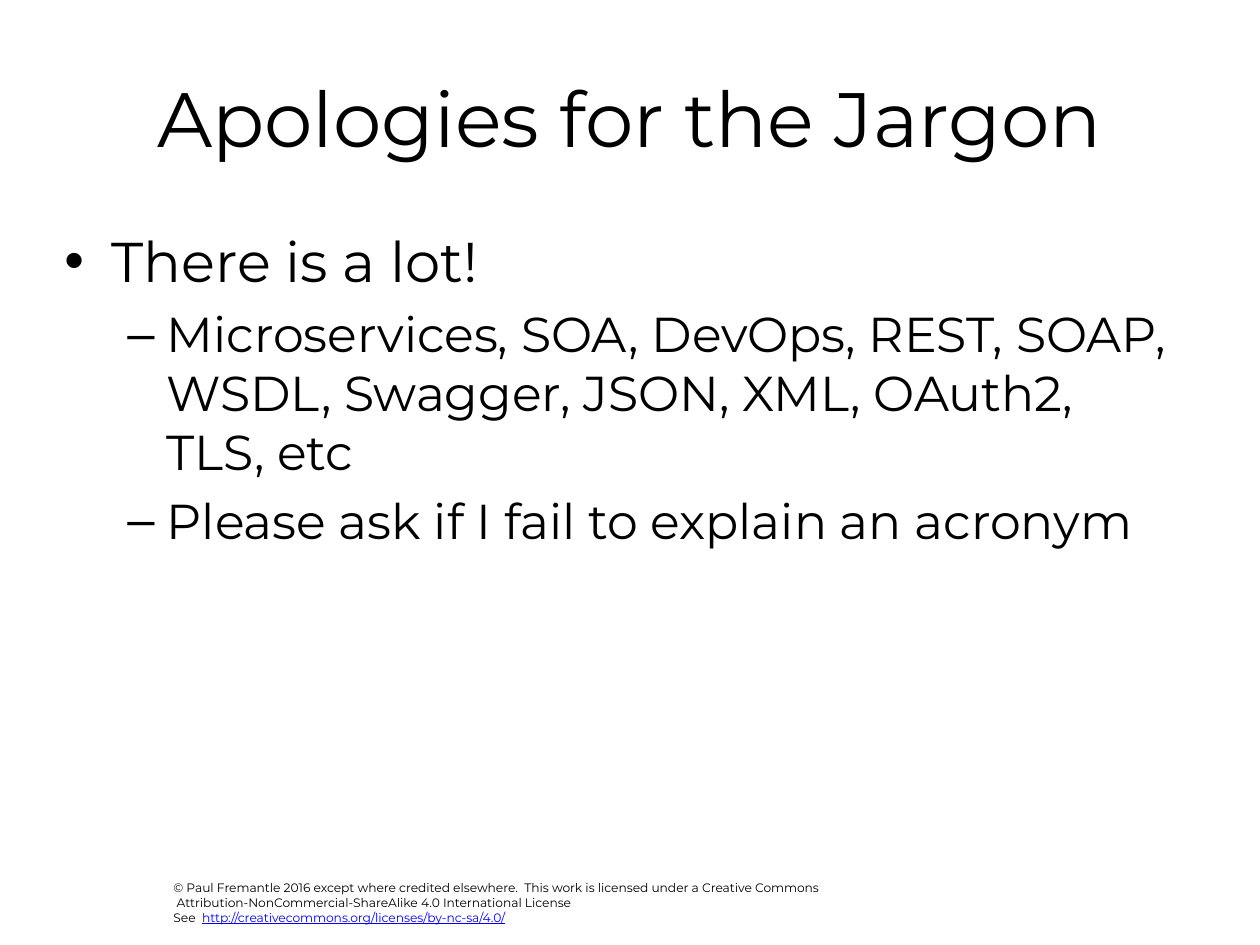
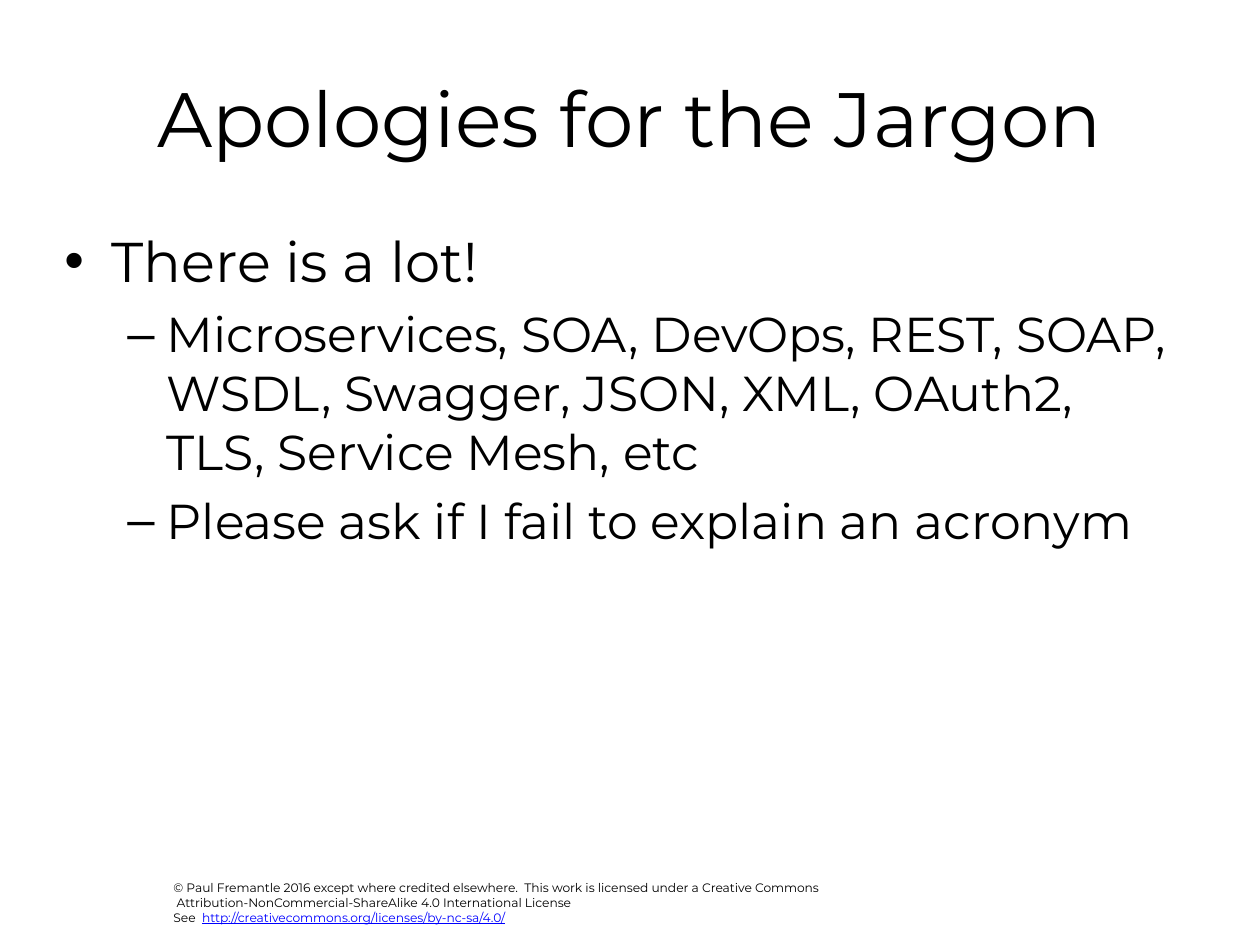
Before and after one commit to pzfreo/ox-soa, a slide deck: slide 4 of presentation-source/00-intro.pptx. Drawn at 1260x945 pixels with LibreOffice and Linux fonts; fonts in the diff are those of the drawing; background and template pictures are left out. Boxes give left, top, right and bottom in pixels: in the first picture for what was removed or moved away, otherwise in the second. Text is boxed around its words. In the diff, an @@ line names an element or a change of style, - is before the commit and + after.

```diff
--- a/presentation-source/00-intro.pptx
+++ b/presentation-source/00-intro.pptx
@@ text at [167, 315, 1166, 477]: text changed @@
-  – Microservices, SOA, DevOps, REST, SOAP, WSDL, Swagger, JSON, XML, OAuth2, TLS, etc
+  – Microservices, SOA, DevOps, REST, SOAP, WSDL, Swagger, JSON, XML, OAuth2, TLS, Service Mesh, etc
```
Also in this commit, not shown: 2 other slides changed, 18 other files.
